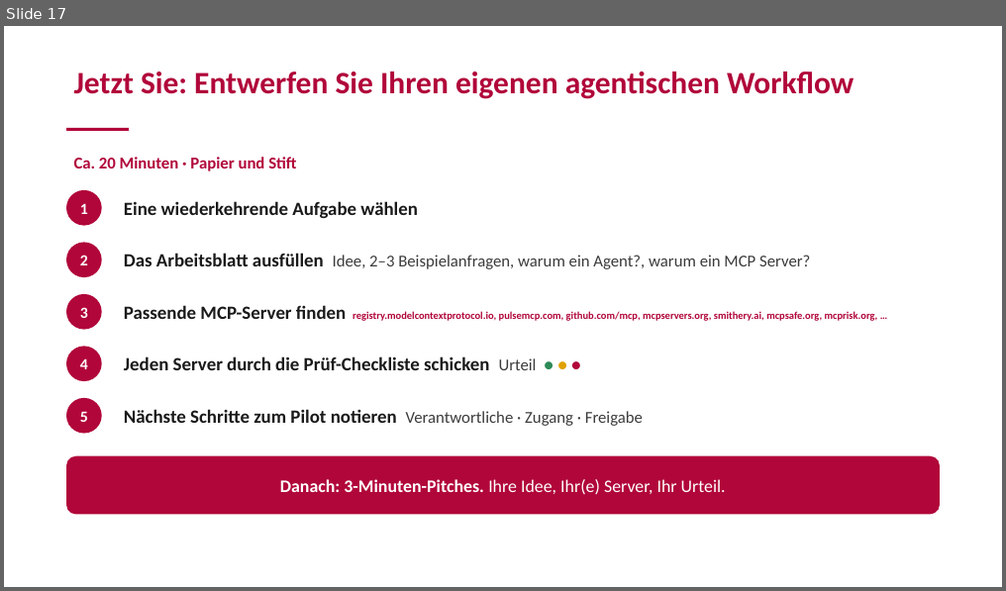
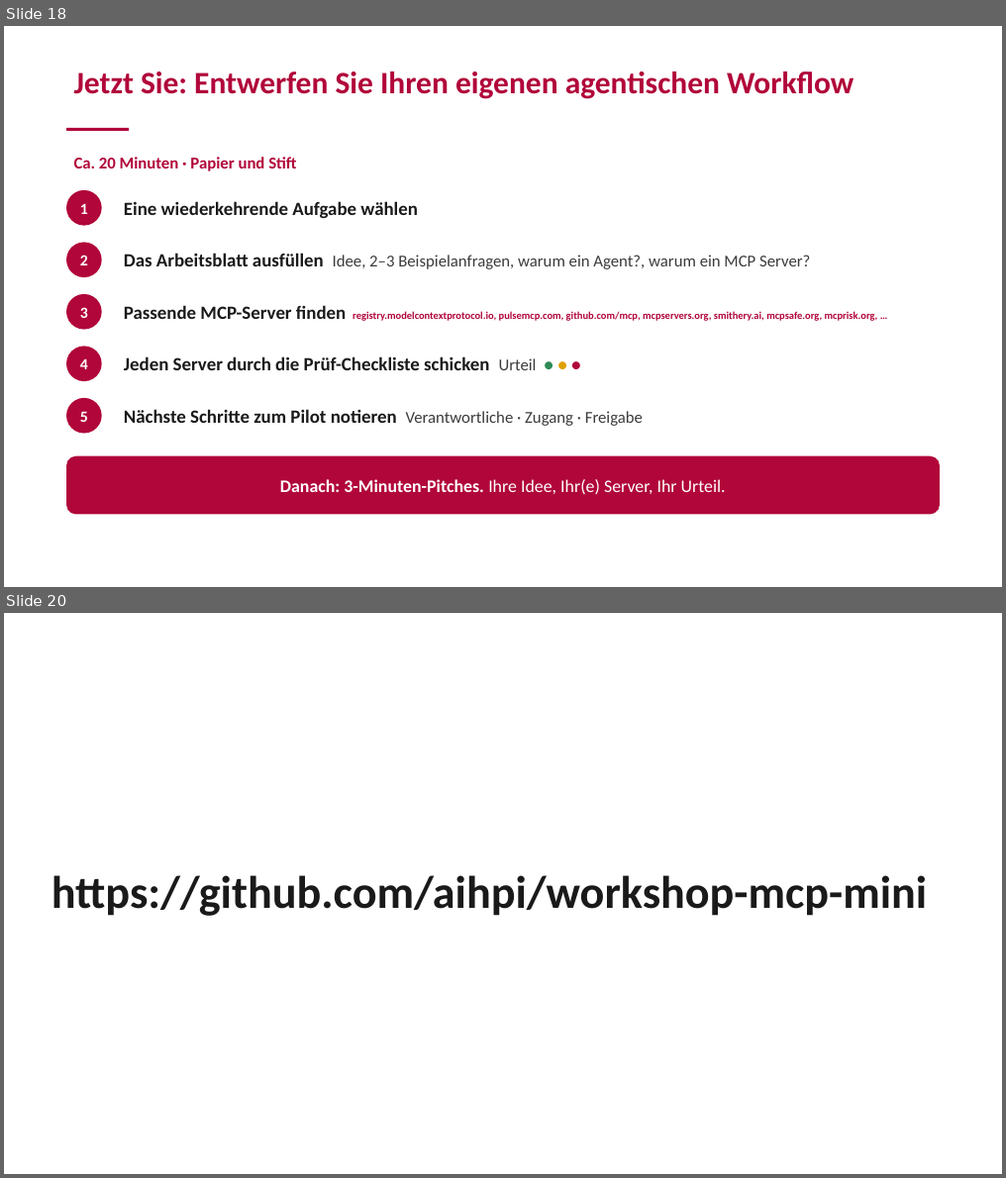
Before and after one commit to aihpi/workshop-mcp-mini, a slide deck: 01_slides/Presentation-MCP-Workshop_german.pptx. Shown one above the other, each under a label of ours: slide 17 before the commit, slides 18 and 20 after it; the slides between them are not shown. The pictures are 1006x591 and 1006x1178 pixels, drawn with LibreOffice and Linux fonts; fonts in the diff are those of the drawing. Boxes give left, top, right and bottom in pixels: in the first picture for what was removed or moved away, otherwise in the second. Text is boxed around its words. In the diff, an @@ line names an element or a change of style, - is before the commit and + after.

```diff
--- a/01_slides/Presentation-MCP-Workshop_german.pptx
+++ b/01_slides/Presentation-MCP-Workshop_german.pptx
@@ slide 20 added at (4,613,1002,1174), background #FFFFFF @@
@@ title added at (52,875,928,916), 44 pt, text #1A1A1A, bold @@
+https://github.com/aihpi/workshop-mcp-mini
@@ what was slide 17 is now slide 18 @@
```
Also in this commit, not shown: 19 slides changed, 2 other slides added.
